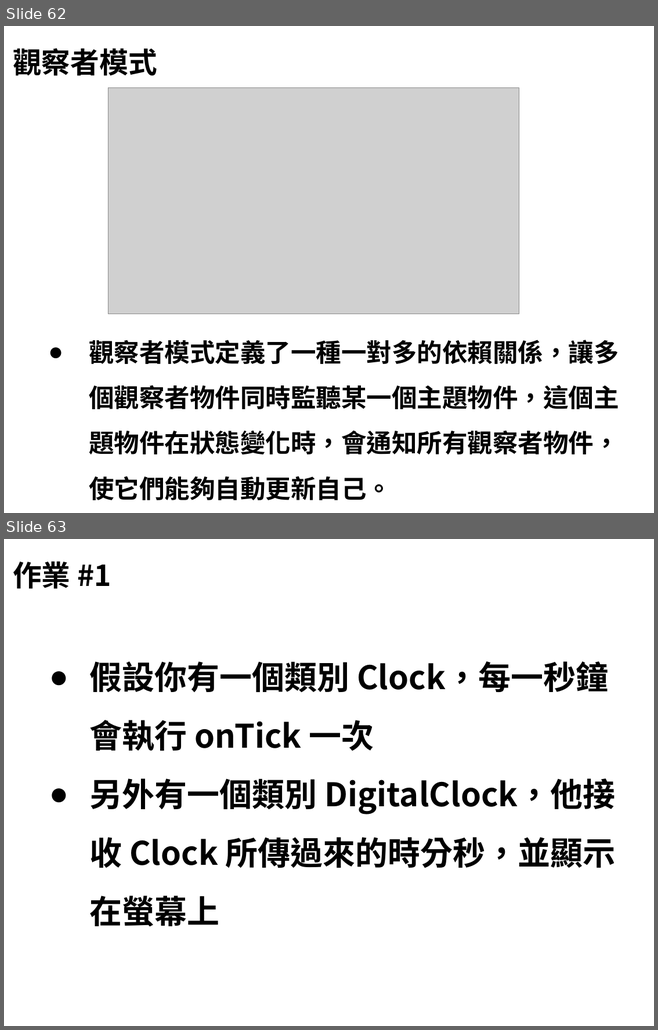
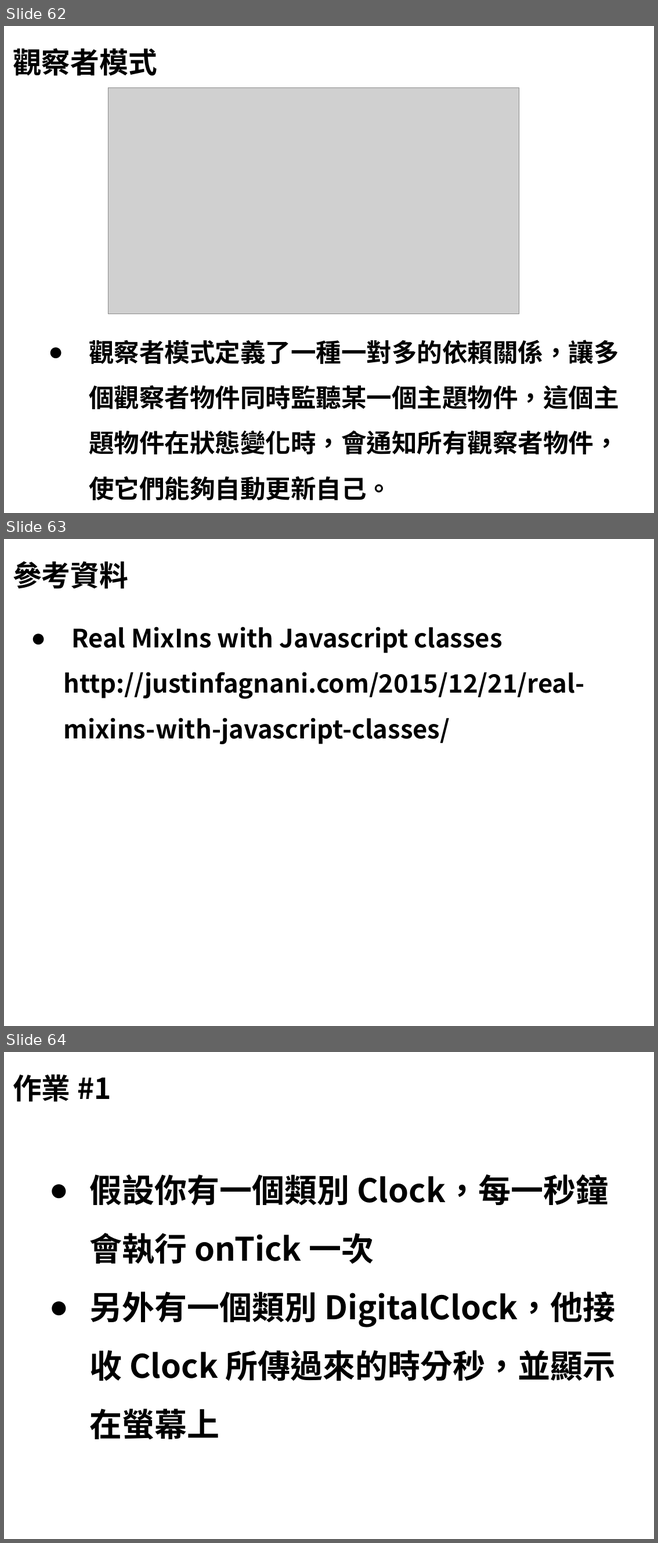
Before and after one commit to SenaoVincentWang/DesignPatterns, a slide deck: 01.Observer/docs/01.Observer.pptx. Shown one above the other, each under a label of ours: slides 62 and 63 before the commit, slides 62, 63 and 64 after it. The pictures are 658x1030 and 658x1543 pixels, drawn with LibreOffice and Linux fonts; fonts in the diff are those of the drawing; grey boxes stand for pictures; background and template pictures are left out. Boxes give left, top, right and bottom in pixels: in the first picture for what was removed or moved away, otherwise in the second. Text is boxed around its words. In the diff, an @@ line names an element or a change of style, - is before the commit and + after.

Commit message:
01. Observer 加入 ES5 範例，簡報加入參考資料

```diff
--- a/01.Observer/docs/01.Observer.pptx
+++ b/01.Observer/docs/01.Observer.pptx
@@ slide 63 added at [4,539,654,1026], background picture (left out) @@
@@ text added at [13,561,128,589], 32 pt, text #000000, bold @@
+參考資料
@@ text added at [63,627,584,744], 28 pt, text #000000, bold @@
+● Real MixIns with Javascript classes
+  http://justinfagnani.com/2015/12/21/real-mixins-with-javascript-classes/
@@ what was slide 63 is now slide 64 @@
```
Also in this commit, not shown: 2 slides changed, 7 other files.
